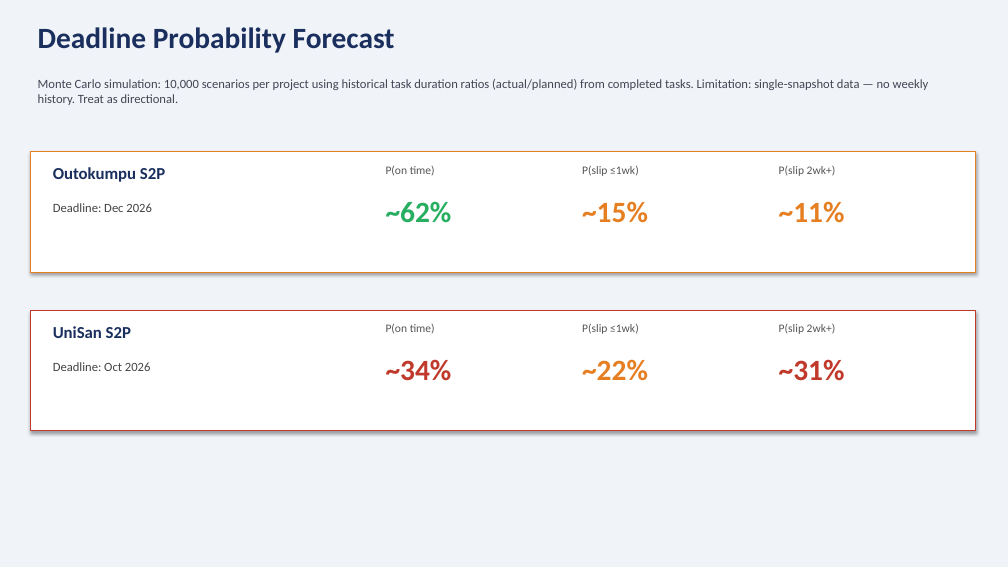
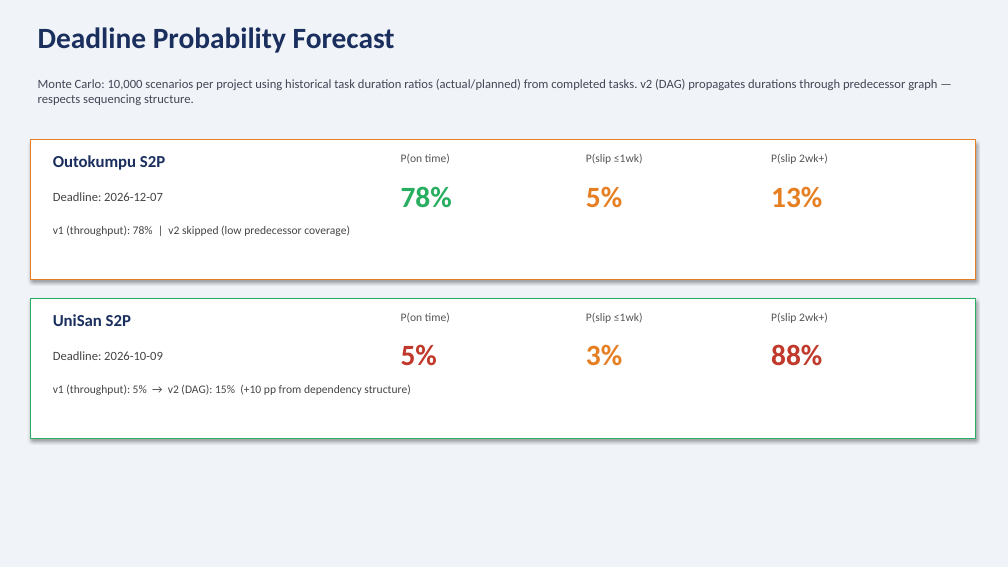
Before and after one commit to Trafalgar-2006/zycus, a slide deck: slide 4 of outputs/monthly/Executive_Report_2026-07.pptx. Drawn at 1008x567 pixels with LibreOffice and Linux fonts; fonts in the diff are those of the drawing. Boxes give left, top, right and bottom in pixels: in the first picture for what was removed or moved away, otherwise in the second. Text is boxed around its words. In the diff, an @@ line names an element or a change of style, - is before the commit and + after.

```diff
--- a/outputs/monthly/Executive_Report_2026-07.pptx
+++ b/outputs/monthly/Executive_Report_2026-07.pptx
@@ text at [38, 79, 937, 105]: text changed @@
-Monte Carlo simulation: 10,000 scenarios per project using historical task duration ratios (actual/planned) from completed tasks. Limitation: single-snapshot data — no weekly history. Treat as directional.
+Monte Carlo: 10,000 scenarios per project using historical task duration ratios (actual/planned) from completed tasks. v2 (DAG) propagates durations through predecessor graph — respects sequencing structure.
@@ rectangle: place and size @@
-rectangle at [30, 151, 975, 272]
+rectangle at [30, 140, 975, 280]
@@ text "Outokumpu S2P": place and size @@
-text "Outokumpu S2P" at [53, 167, 165, 182]
+text "Outokumpu S2P" at [53, 155, 165, 170]
@@ text "P(on time)": place and size @@
-text "P(on time)" at [386, 166, 435, 176]
+text "P(on time)" at [401, 154, 450, 164]
@@ text "P(slip ≤1wk)": place and size @@
-text "P(slip ≤1wk)" at [582, 166, 639, 176]
+text "P(slip ≤1wk)" at [586, 154, 643, 164]
@@ text "P(slip 2wk+)": place and size @@
-text "P(slip 2wk+)" at [779, 166, 836, 176]
+text "P(slip 2wk+)" at [771, 154, 828, 164]
@@ text at [53, 192, 163, 201]: text changed @@
-Deadline: Dec 2026
+Deadline: 2026-12-07
@@ text removed at [386, 201, 452, 223] @@
-~62%
@@ text added at [401, 186, 452, 208], 28 pt, text #27AE60, bold @@
+78%
@@ text removed at [582, 201, 648, 223] @@
-~15%
@@ text added at [586, 186, 622, 208], 28 pt, text #E67E22, bold @@
+5%
@@ text added at [771, 186, 822, 208], 28 pt, text #E67E22, bold @@
+13%
@@ text removed at [779, 201, 845, 223] @@
-~11%
@@ text added at [53, 226, 350, 236], 11 pt, text #444444 @@
+v1 (throughput): 78% | v2 skipped (low predecessor coverage)
@@ rectangle: place and size @@
-rectangle at [30, 310, 975, 431]
+rectangle at [30, 299, 975, 439]
@@ rectangle at [30, 299, 975, 439]: outline #C0392B 0.75 pt to #27AE60 0.75 pt @@
@@ text "UniSan S2P": place and size @@
-text "UniSan S2P" at [53, 326, 131, 338]
+text "UniSan S2P" at [53, 314, 131, 326]
@@ text "P(on time)": place and size @@
-text "P(on time)" at [386, 324, 435, 334]
+text "P(on time)" at [401, 313, 450, 323]
@@ text "P(slip ≤1wk)": place and size @@
-text "P(slip ≤1wk)" at [582, 324, 639, 334]
+text "P(slip ≤1wk)" at [586, 313, 643, 323]
@@ text "P(slip 2wk+)": place and size @@
-text "P(slip 2wk+)" at [779, 324, 836, 334]
+text "P(slip 2wk+)" at [771, 313, 828, 323]
@@ text at [53, 351, 163, 360]: text changed @@
-Deadline: Oct 2026
+Deadline: 2026-10-09
@@ text removed at [386, 359, 452, 381] @@
-~34%
@@ text added at [401, 344, 437, 366], 28 pt, text #C0392B, bold @@
+5%
@@ text removed at [582, 359, 648, 381] @@
-~22%
@@ text added at [586, 344, 622, 366], 28 pt, text #E67E22, bold @@
+3%
@@ text added at [771, 344, 822, 366], 28 pt, text #C0392B, bold @@
+88%
@@ text removed at [779, 359, 845, 381] @@
-~31%
@@ text added at [53, 385, 410, 395], 11 pt, text #444444 @@
+v1 (throughput): 5% → v2 (DAG): 15% (+10 pp from dependency structure)
```
Also in this commit, not shown: 3 other slides changed, 1 slide added, 1 slide removed, 7 other files.
